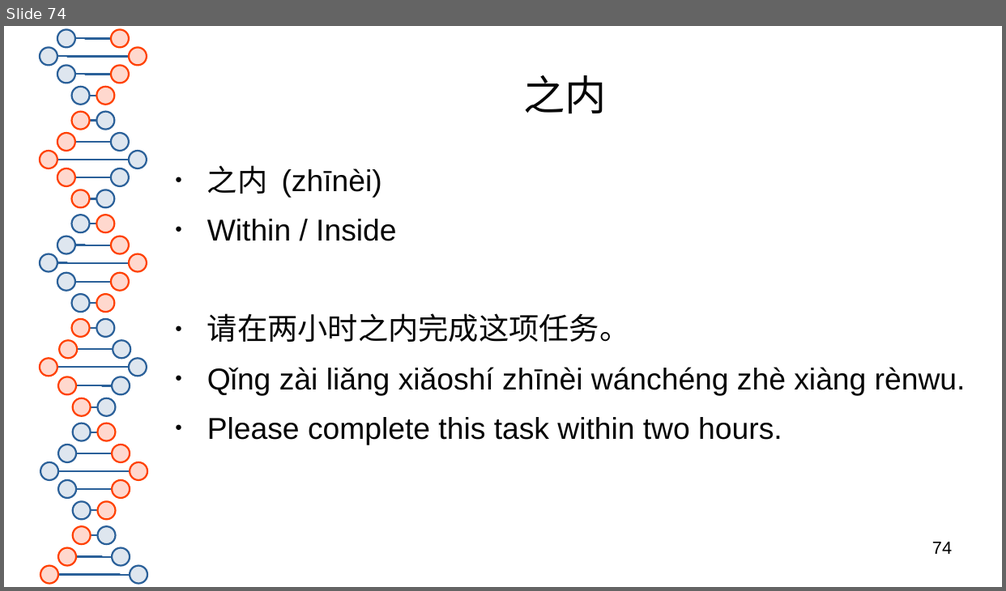
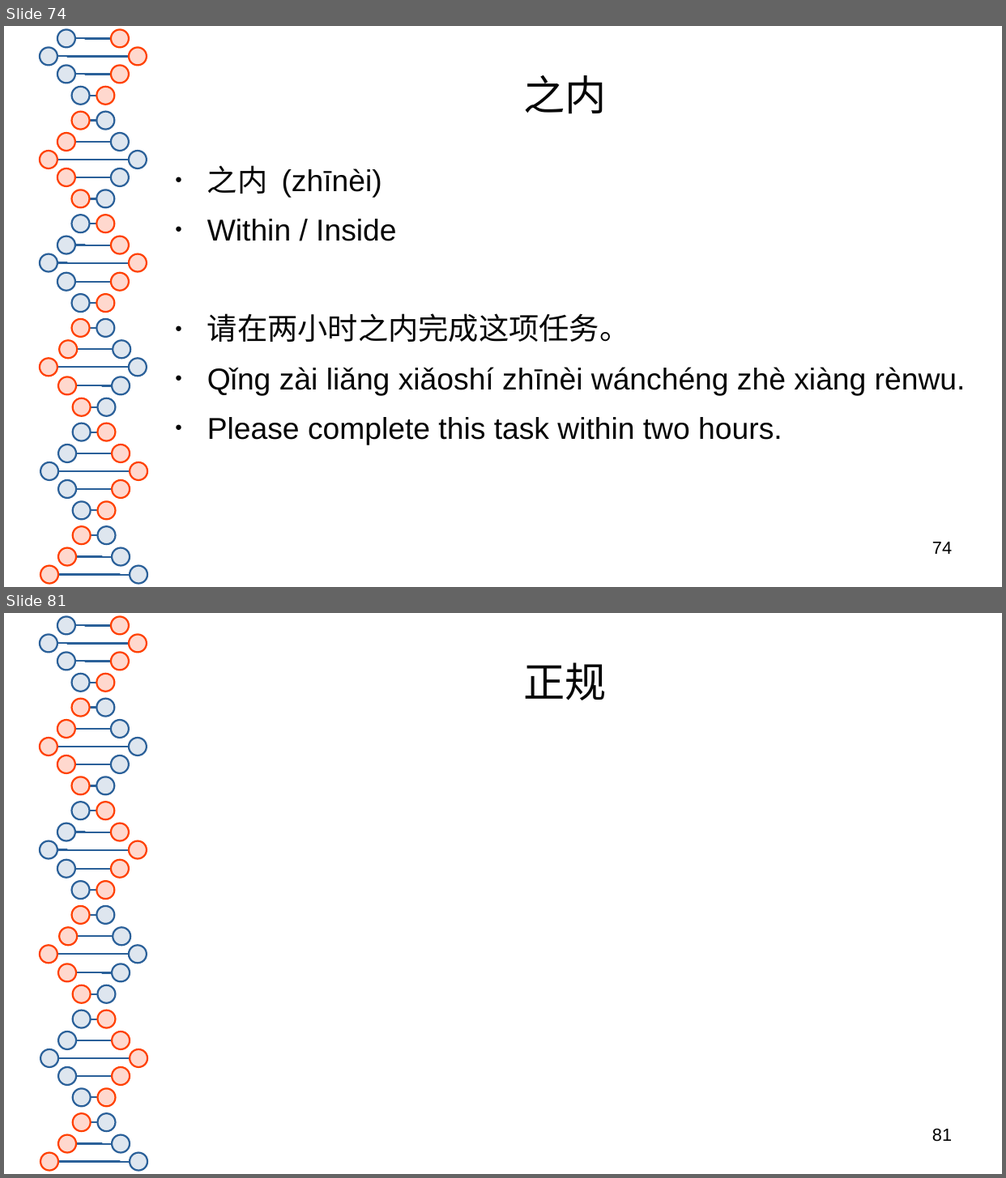
Before and after one commit to 23x41/HSK3.0, a slide deck: HSK 3.0 Level 5.pptx. Shown one above the other, each under a label of ours: slide 74 before the commit, slides 74 and 81 after it; the slides between them are not shown. The pictures are 1006x591 and 1006x1178 pixels, drawn with LibreOffice and Linux fonts; fonts in the diff are those of the drawing. Boxes give left, top, right and bottom in pixels: in the first picture for what was removed or moved away, otherwise in the second. Text is boxed around its words. In the diff, an @@ line names an element or a change of style, - is before the commit and + after.

```diff
--- a/HSK 3.0 Level 5.pptx
+++ b/HSK 3.0 Level 5.pptx
@@ slide 81 added at <box>4,613,1002,1174</box>, background #FFFFFF; not listed: 81 template elements that a slide beside it also shows @@
@@ title added at <box>524,662,607,700</box>, 33 pt, text #050505 @@
+正规
@@ page number added at <box>932,1129,952,1142</box>, 14 pt, text #000000 @@
+81
```
Also in this commit, not shown: 35 other slides added, 1 other file.
